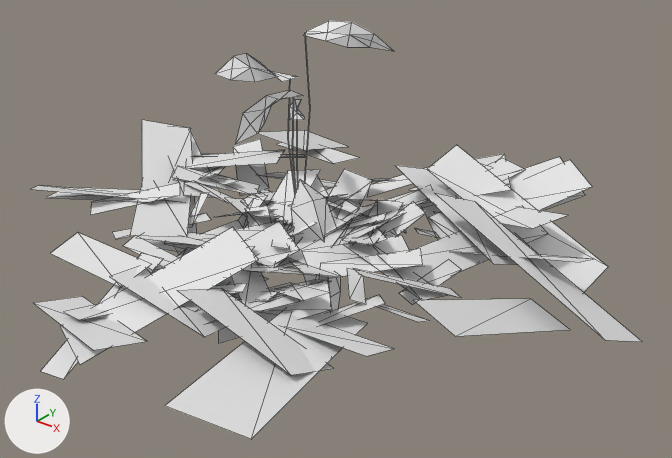
Before and after pictures for a commit that changed the OBJ model game/assets/models/plants/SM_Plant_ShadeGrassTuft_Leaf.obj.
The view is the same before and after, from a 50 mm camera at (1.497, -1.718, 1.134) aimed at (0.101, 0.028, 0.052). Every picture has the same lights, and +X, +Y and +Z are marked at lower left. The first picture is the older version. Mesh edges are drawn as thin lines. Where no turn or scale is listed for an object, it has been applied to the vertices.

Objects in the first picture: 'SM_Plant_ShadeGrassTuft_Leaf'.
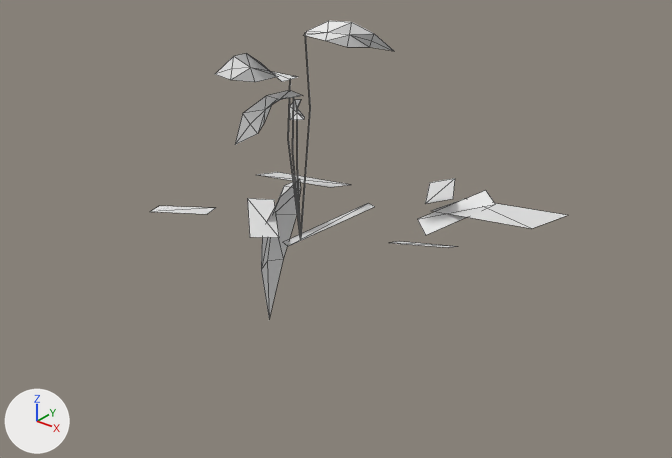
Location of each change, (x1, y1, x2, y2) in pixels of the pictures (672 x 458 px; the box of a moved part takes in the faces that stretch with it):
'SM_Plant_ShadeGrassTuft_Leaf', reshaped (32% narrower, 29% shorter)
    before: (32, 21, 642, 439)
    after: (150, 21, 567, 318)
part 1 of me_sm_plant_shadegrasstuft_leaf, deleted
    before: (32, 120, 642, 439)
part 2 of me_sm_plant_shadegrasstuft_leaf, moved or reshaped
    before: (46, 154, 593, 311)
    after: (150, 178, 495, 318)

What the commit changed:
me_sm_plant_shadegrasstuft_leaf is used by ob_sm_plant_shadegrasstuft_leaf; location (0.0, 0.0, 0.0).
me_sm_plant_shadegrasstuft_leaf had 595 vertices, 368 faces and spanned x -0.81..0.9, y -0.8..0.88, z -0.31..0.6.
me_sm_plant_shadegrasstuft_leaf now has 131 vertices, 136 faces and spans x -0.43..0.6, y -0.29..0.6, z -0.32..0.6.
me_sm_plant_shadegrasstuft_leaf part 1: 113 loose pieces with 452 vertices, spanning x -0.81..0.9, y -0.8..0.73, z -0.07..0.18, are deleted.
Part 2, on me_sm_plant_shadegrasstuft_leaf:
21 vertices are removed from x -0.21..0.13, y -0.51..0.21, z -0.31..0.14.
18 faces are deleted.
25 vertices move from x -0.75..0.73, y -0.36..0.88, z -0.05..0.12 to x -0.43..0.41, y -0.17..0.6, z -0.02..0.07.
9 vertices are added at x -0.15..-0.04, y -0.05..0.06, z -0.32..0.14.
12 new faces join them.
